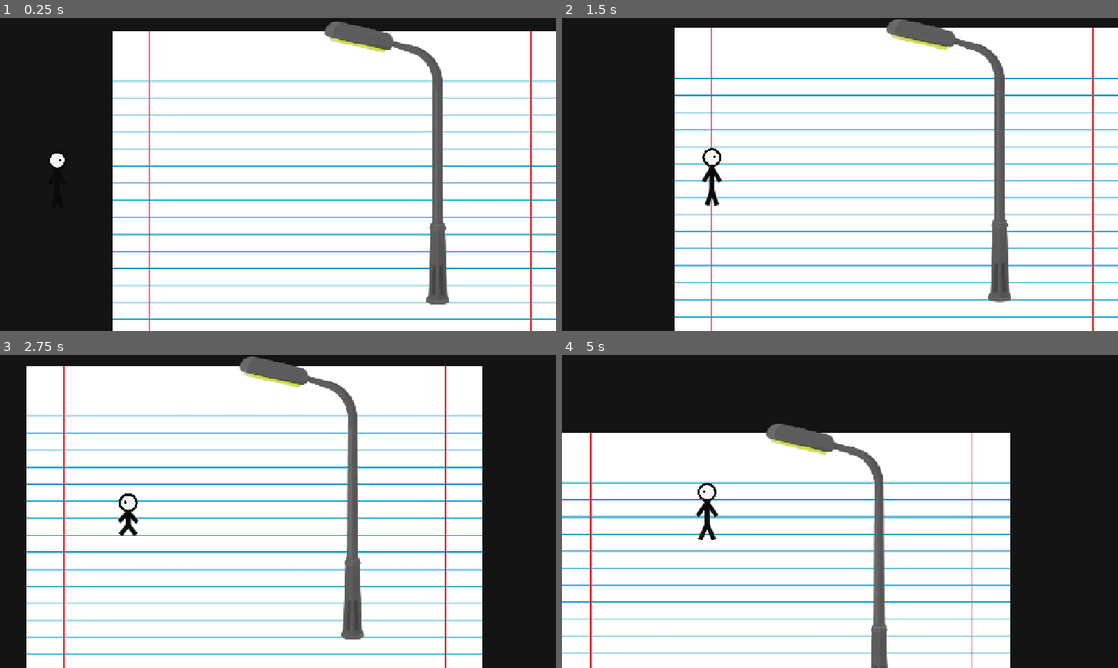
Above: before the commit, frames 1-4 (two rows, left to right).
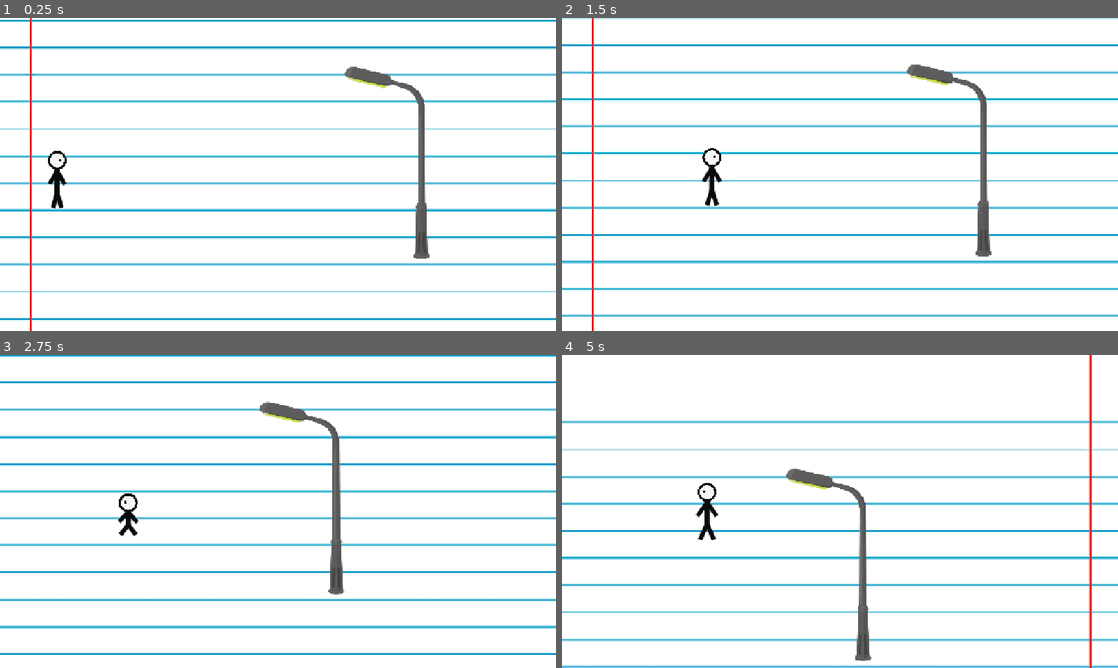
Above: after the commit, the same moments.

Repository: zamuuk13-sketch/TRY-HACKING-ME-NEW-
Game: Godot game, scene res://scenes/main.tscn
The game is run twice, just before and just after one commit, with the same random seed, the same clock (stepped at 60 frames per second) and the same inputs.
Inputs:
- Up to frame 1 (0.25 s): no input
- Up to frame 2 (1.5 s): hold C (crouch) 0.53-1.28 s; hold D (move_right) from 0.53 s (still down); tap Space (jump) at 0.77 s; tap Shift at 1.35 s
- Up to frame 3 (2.75 s): tap Space (jump) at 1.52 s; release D (move_right) at 2.03 s; hold A (move_left) from 2.03 s (still down); hold C (crouch) from 2.03 s (still down)
- Up to frame 4 (5 s): release A (move_left) at 2.78 s; release C (crouch) at 2.78 s; hold D (move_right) 2.78-4.28 s; tap Shift at 2.85, 4.35 s; tap Space (jump) at 3.02, 3.77, 4.52 s; hold C (crouch) 3.53-4.28 s; hold A (move_left) from 4.28 s (still down)

The runs differ from the first frame. In frame 1, 41% of the frame differs, in the area x 0-100%, y 0-100%; in frame 2, 40%; in frame 3, 39%; in frame 4, 54%.

Commit message:
Update world.gd

Diff:
--- a/scripts/world.gd
+++ b/scripts/world.gd
@@ -1,17 +1,20 @@
 extends Node2D
 ## TRY HACKING ME NOW — Star 3 world foundation.
-## Level 01: assets visuais ficam definidos diretamente na cena.
+## Level 01: fase ainda mais compacta, câmera mais próxima e poste PNG sem fundo.
 
 var level_01_completed := false
 var pole_path := NodePath("Level01/Environment/StreetPole_07")
 const LEVEL_01_RIGHT_EXIT_X := 1040.0
+const PAPER_PATH := "res://imageens/papel.png"
+const POLE_PATH := "res://imageens/poste sem fundo.png"
+const LEVEL_WIDTH := 1100.0
+const LEVEL_HEIGHT := 720.0
 
 func _ready() -> void:
-	# Os Sprite2D já possuem suas texturas e ordem visual na main.tscn.
-	# Aqui apenas validamos que os assets existem e estão visíveis.
-	_verify_image_background()
-	_verify_pole_image()
+	_setup_image_background()
+	_setup_pole_image()
 	_setup_left_boundary()
+	queue_redraw()
 
 func _process(_delta: float) -> void:
 	if level_01_completed:
@@ -28,20 +31,36 @@
 	if game and game.has_method("complete_level_01"):
 		game.complete_level_01()
 
-func _verify_image_background() -> void:
+func _load_texture(path: String) -> Texture2D:
+	var texture := load(path) as Texture2D
+	if texture != null:
+		return texture
+	var absolute_path := ProjectSettings.globalize_path(path)
+	var image := Image.load_from_file(absolute_path)
+	if image == null or image.is_empty():
+		push_error("[ASSET] Falha ao carregar imagem: " + path)
+		return null
+	return ImageTexture.create_from_image(image)
+
+func _setup_image_background() -> void:
 	var background := get_node_or_null("PaperBackground") as Sprite2D
 	if background == null:
 		push_error("[ASSET] PaperBackground não existe na cena.")
 		return
-	if background.texture == null:
-		push_error("[ASSET] PaperBackground existe, mas está sem Texture2D.")
+	var texture := _load_texture(PAPER_PATH)
+	if texture == null:
 		return
-
+	background.texture = texture
+	background.position = Vector2(550.0, 360.0)
+	background.z_index = -100
 	background.visible = true
 	background.modulate = Color.WHITE
-	print("[ASSET OK] PAPEL: ", background.texture.resource_path, " | tamanho: ", background.texture.get_size())
+	var image_size := texture.get_size()
+	if image_size.x > 0.0 and image_size.y > 0.0:
+		background.scale = Vector2(LEVEL_WIDTH / image_size.x, LEVEL_HEIGHT / image_size.y)
+	print("[ASSET OK] PAPEL: ", PAPER_PATH, " | ", image_size, " | escala ", background.scale)
 
-func _verify_pole_image() -> void:
+func _setup_pole_image() -> void:
 	var pole := get_node_or_null(pole_path)
 	if pole == null:
 		push_error("[ASSET] StreetPole_07 não existe na cena.")
@@ -50,13 +69,18 @@
 	if sprite == null:
 		push_error("[ASSET] Sprite2D do poste não existe.")
 		return
-	if sprite.texture == null:
-		push_error("[ASSET] Sprite2D do poste existe, mas está sem Texture2D.")
+	var texture := _load_texture(POLE_PATH)
+	if texture == null:
 		return
-
+	sprite.texture = texture
 	sprite.visible = true
 	sprite.modulate = Color.WHITE
-	print("[ASSET OK] POSTE: ", sprite.texture.resource_path, " | tamanho: ", sprite.texture.get_size())
+	sprite.z_index = 10
+	var image_size := texture.get_size()
+	if image_size.x > 0.0 and image_size.y > 0.0:
+		var target_height := 340.0
+		sprite.scale = Vector2.ONE * (target_height / image_size.y)
+	print("[ASSET OK] POSTE: ", POLE_PATH, " | ", image_size, " | escala ", sprite.scale)
 
 func _setup_left_boundary() -> void:
 	var boundary := get_node_or_null("Level01/LeftBoundary") as StaticBody2D
@@ -75,3 +99,6 @@
 		return false
 	var shape := pole.get_node_or_null("CollisionShape2D") as CollisionShape2D
 	return shape != null and not shape.disabled
+
+func _draw() -> void:
+	pass
